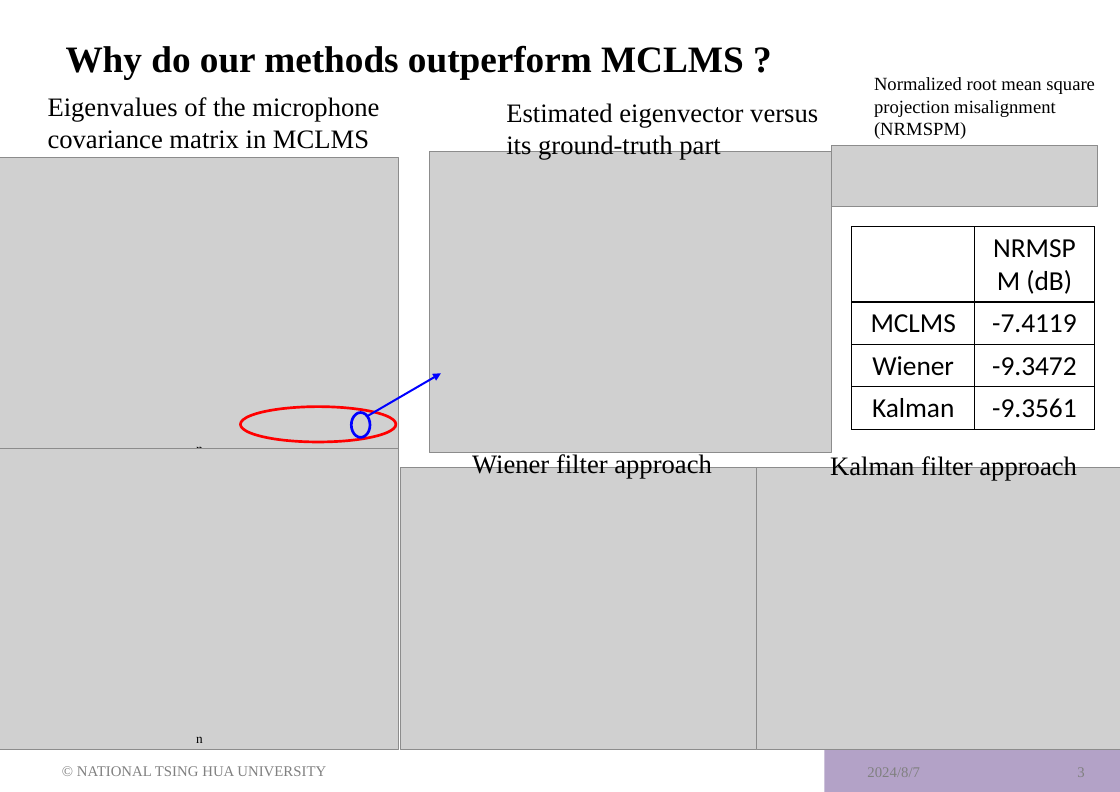
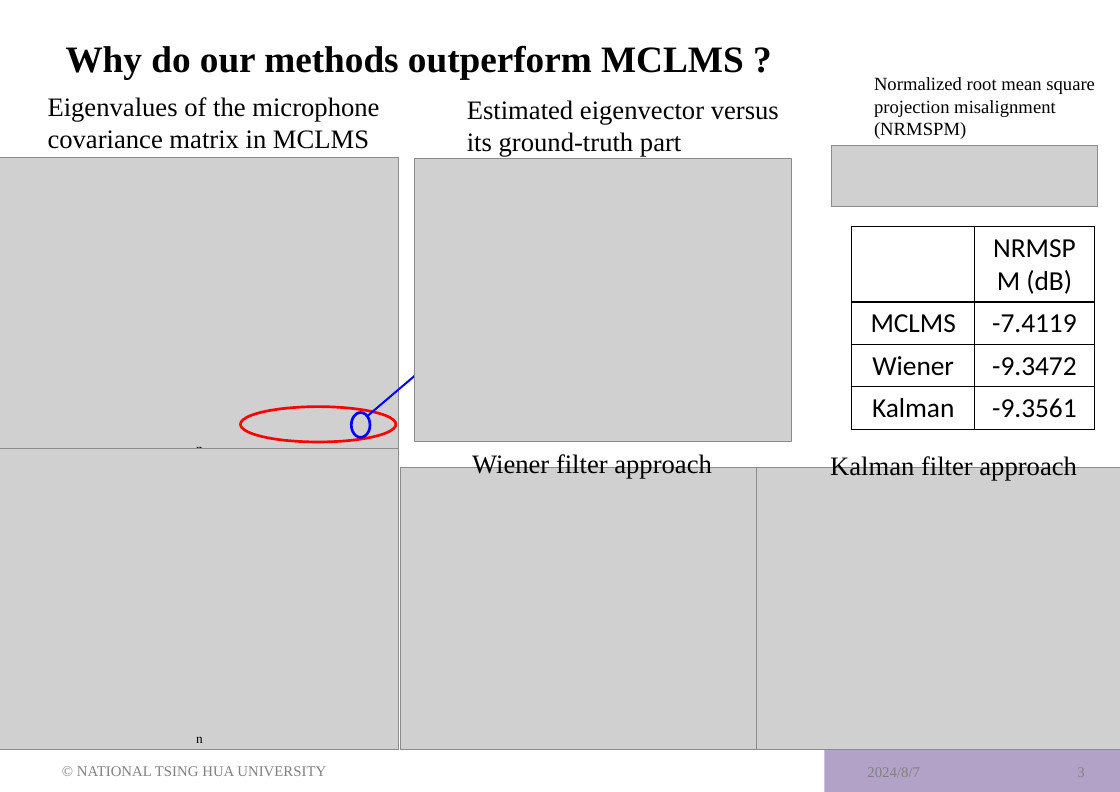
Before and after one commit to anchiyuan/CTF, a slide deck: slide 3 of meeting_2024/anchi_0807_meeting.pptx. Drawn at 1120x792 pixels with LibreOffice and Linux fonts; fonts in the diff are those of the drawing; grey boxes stand for pictures; background and template pictures are left out. Boxes give left, top, right and bottom in pixels: in the first picture for what was removed or moved away, otherwise in the second. Text is boxed around its words. In the diff, an @@ line names an element or a change of style, - is before the commit and + after.

Commit message:
meeting最後一改

```diff
--- a/meeting_2024/anchi_0807_meeting.pptx
+++ b/meeting_2024/anchi_0807_meeting.pptx
@@ text "Estimated eigenvector versus": place and size @@
-text "Estimated eigenvector versus" at box(506, 103, 818, 160)
+text "Estimated eigenvector versus" at box(467, 100, 779, 157)
@@ picture: place and size @@
-picture at box(429, 151, 832, 453)
+picture at box(415, 158, 792, 441)
@@ arrow moved from (368, 417) - (441, 374) to (368, 417) - (437, 357) @@
```
